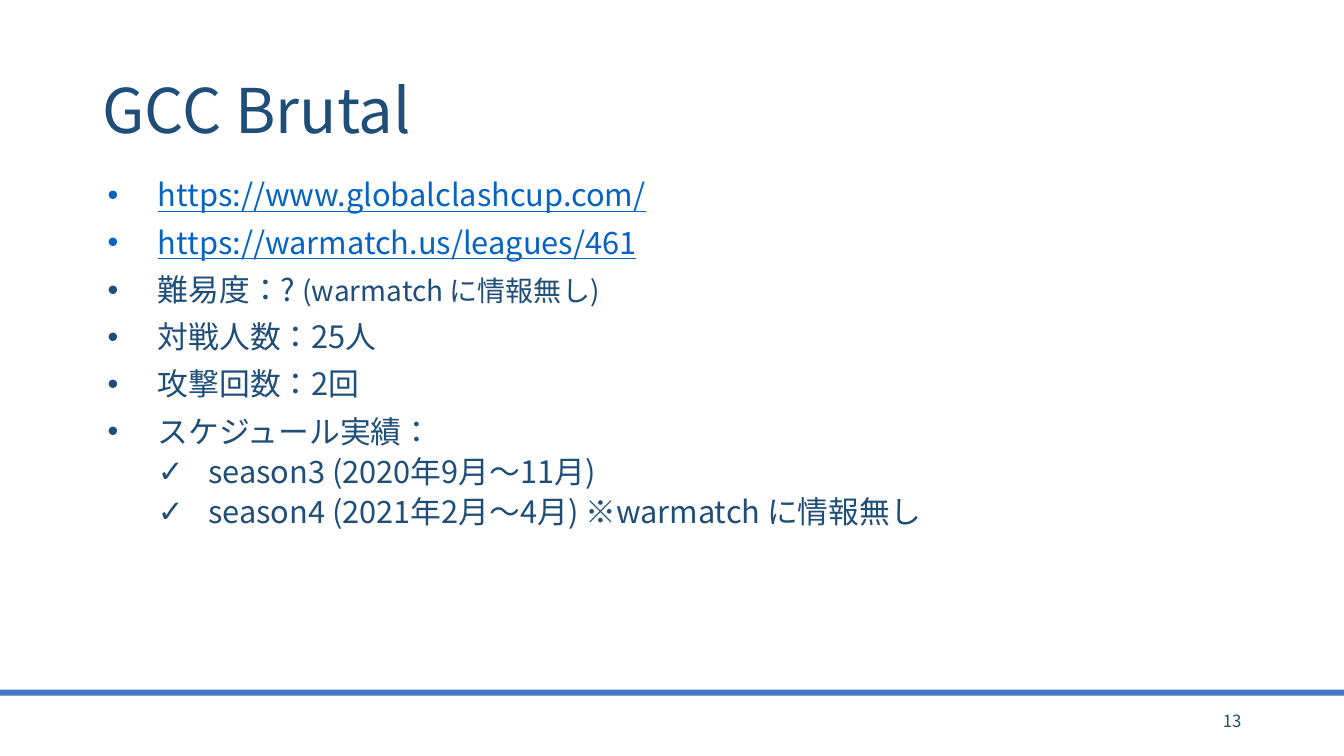
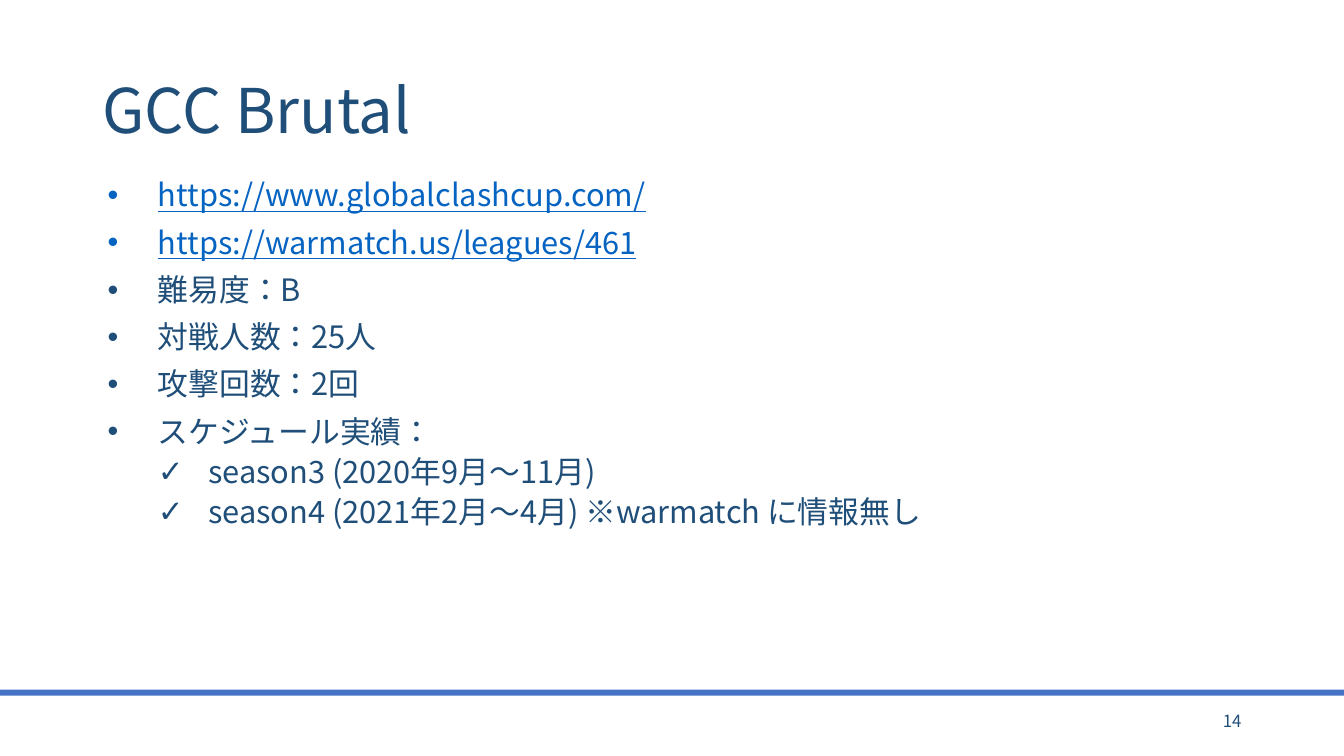
Before and after one commit to bigtreeCoC/documents, a slide deck: slide 14 of リーグ調査.pptx (slide 13 before the commit). Drawn at 1344x756 pixels with LibreOffice and Linux fonts; fonts in the diff are those of the drawing. Boxes give left, top, right and bottom in pixels: in the first picture for what was removed or moved away, otherwise in the second. Text is boxed around its words. In the diff, an @@ line names an element or a change of style, - is before the commit and + after.

```diff
--- a/リーグ調査.pptx
+++ b/リーグ調査.pptx
@@ text at [158,275,301,304]: text changed; size 20 to 22 pt @@
-• 難易度：? (warmatch に情報無し)
+• 難易度：B
@@ page number at [1223,714,1242,727]: text changed @@
-13
+14
```
Also in this commit, not shown: 12 other slides changed, 2 slides added, 1 other file.
